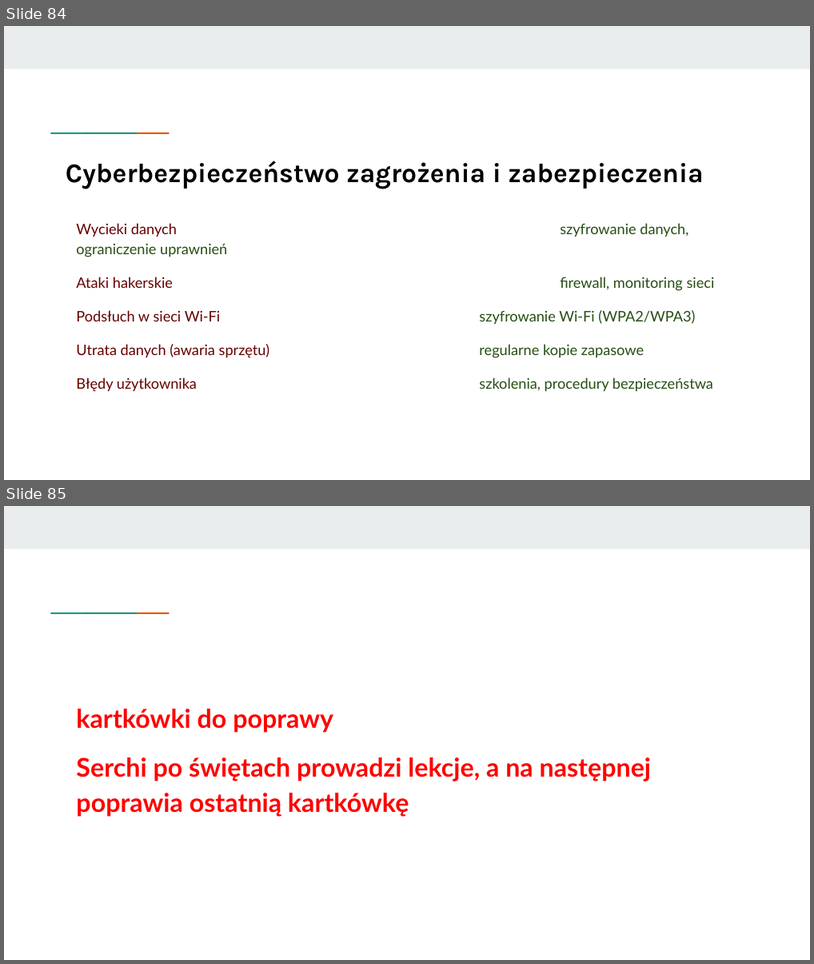
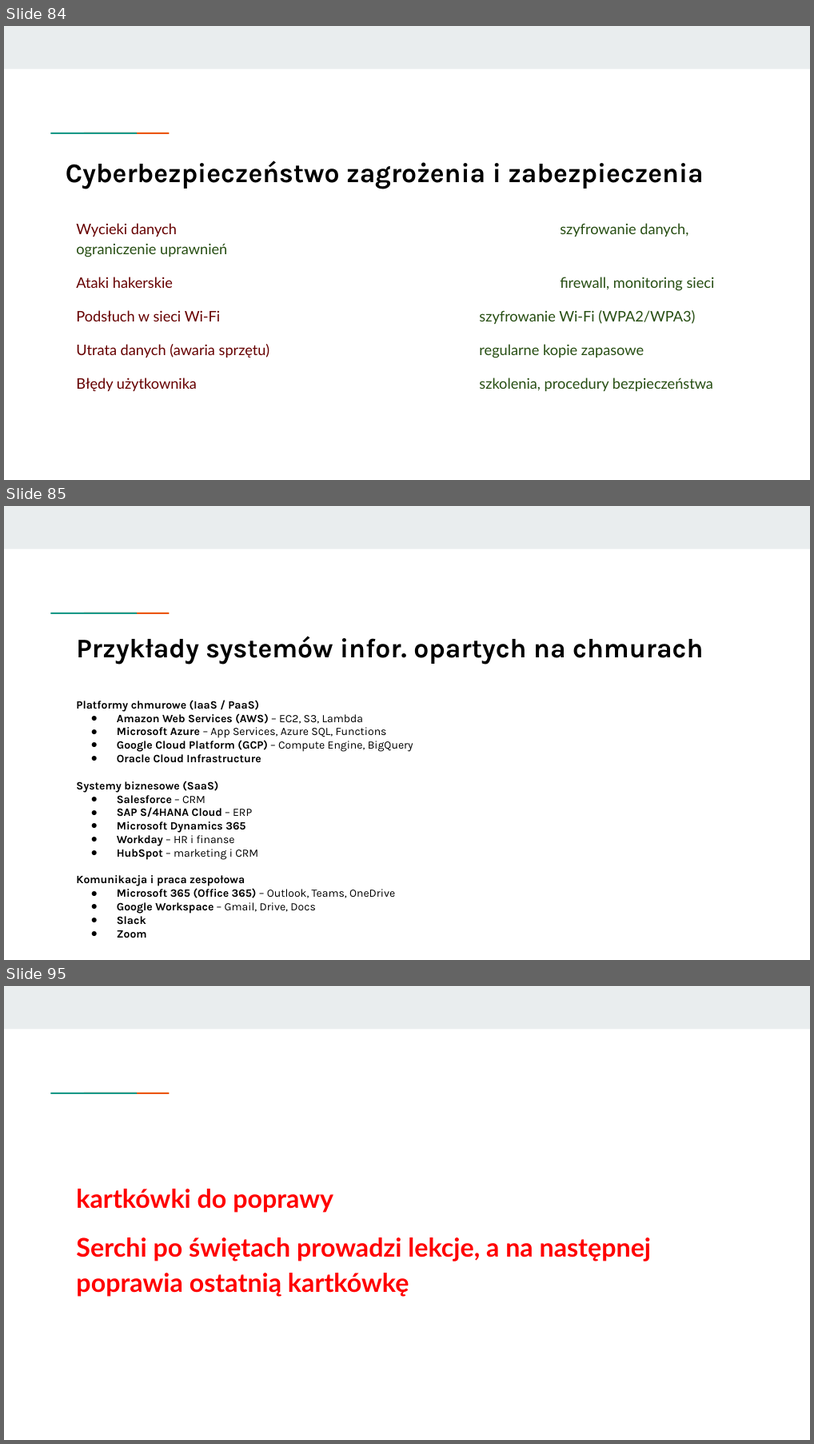
Before and after one commit to KasiaKasia/PRZEDMIOTY, a slide deck: ZASTOSOWANIE_INFORMATYKI/1A-gr_2/Zastosowanie informatyki - 1A gr. 2-plik2.pptx. Shown one above the other, each under a label of ours: slides 84 and 85 before the commit, slides 84, 85 and 95 after it; the slides between them are not shown. The pictures are 814x964 and 814x1444 pixels, drawn with LibreOffice and Linux fonts; fonts in the diff are those of the drawing. Boxes give left, top, right and bottom in pixels: in the first picture for what was removed or moved away, otherwise in the second. Text is boxed around its words. In the diff, an @@ line names an element or a change of style, - is before the commit and + after.

Commit message:
[feat] - Zastosowanie informatyki

```diff
--- a/ZASTOSOWANIE_INFORMATYKI/1A-gr_2/Zastosowanie informatyki - 1A gr. 2-plik2.pptx
+++ b/ZASTOSOWANIE_INFORMATYKI/1A-gr_2/Zastosowanie informatyki - 1A gr. 2-plik2.pptx
@@ slide 85 added at [4,506,810,960], background #FFFFFF; not listed: 3 template elements that a slide beside it also shows @@
@@ title added at [76,636,703,664], 24 pt, text #000000, bold @@
+Przykłady systemów infor. opartych na chmurach
@@ text added at [76,700,414,938], 10 pt, text #000000, bold @@
+Platformy chmurowe (IaaS / PaaS)
+● Amazon Web Services (AWS) – EC2, S3, Lambda
+● Microsoft Azure – App Services, Azure SQL, Functions
+● Google Cloud Platform (GCP) – Compute Engine, BigQuery
+● Oracle Cloud Infrastructure
+Systemy biznesowe (SaaS)
+● Salesforce – CRM
+● SAP S/4HANA Cloud – ERP
+● Microsoft Dynamics 365
+● Workday – HR i finanse
+● HubSpot – marketing i CRM
+Komunikacja i praca zespołowa
+● Microsoft 365 (Office 365) – Outlook, Teams, OneDrive
+● Google Workspace – Gmail, Drive, Docs
+● Slack
+● Zoom
@@ what was slide 85 is now slide 95 @@
```
Also in this commit, not shown: 9 other slides added, 1 other file.
